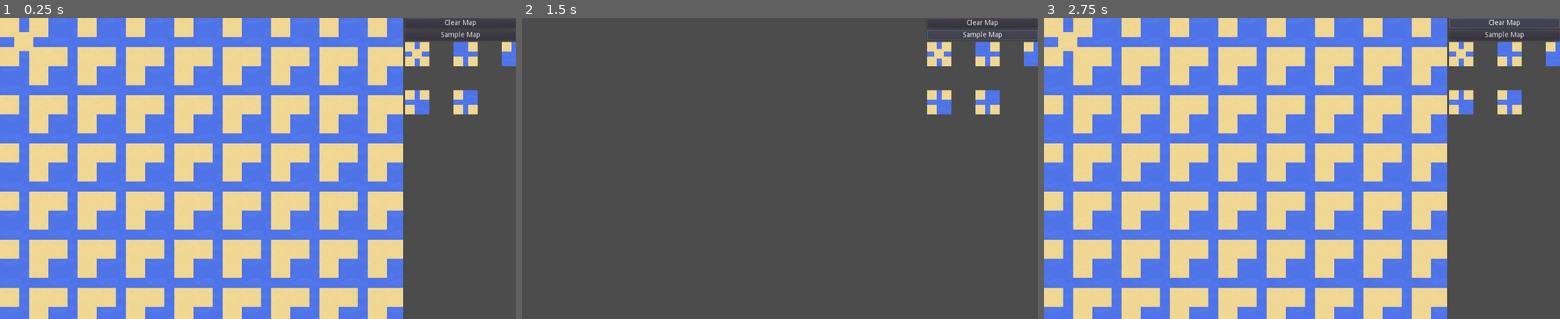
Above: before the commit, frames 1-3 (left to right).
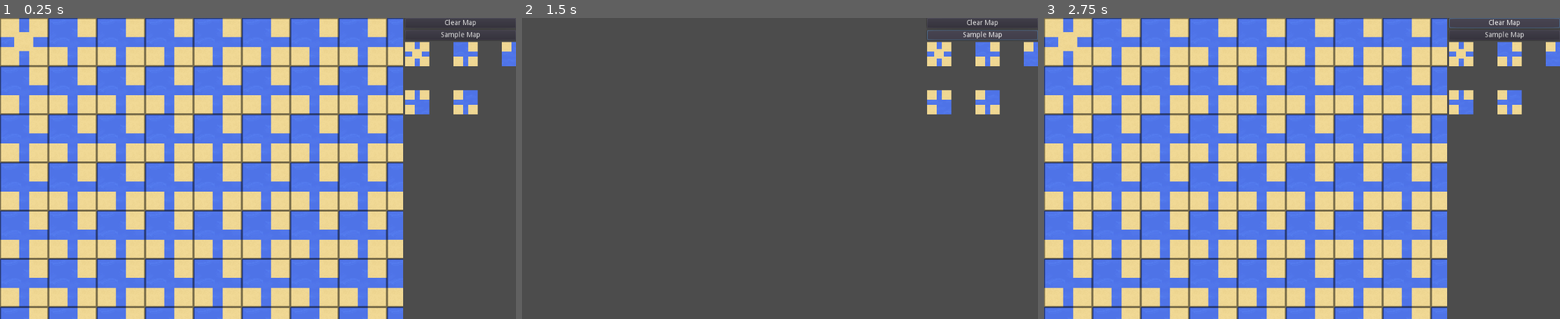
Above: after the commit, the same moments.

Repository: prologin/prologin2024
Game: Godot game, scene res://Scenes/MapEditor/MapEditor.tscn
Same seed, same stepped clock (60 frames per second), same inputs: the game is played once before the commit and once after it.
Inputs:
- Up to frame 1 (0.25 s): no input
- Up to frame 2 (1.5 s): click "Clear Map" at 0.5 s; click "Sample Map" at 1.25 s
- Up to frame 3 (2.75 s): click "Clear Map" at 2 s

The runs differ from the first frame. In frame 1, 7.9% of the frame differs, in the area x 0-79%, y 0-100%; in frame 2, nothing differs; in frame 3, 7.9%.
Error before the commit: Invalid call. Nonexistent 'int' constructor. (res://Scripts/Scenes/Viewer.gd:40)
Error after the commit: Invalid call. Nonexistent 'int' constructor. (res://Scripts/Scenes/Viewer.gd:42)

Commit message:
front(editor): Added grid

Diff:
--- a/gui/godot/Scenes/Viewer/Viewer.tscn
+++ b/gui/godot/Scenes/Viewer/Viewer.tscn
@@ -1,8 +1,25 @@
-[gd_scene load_steps=4 format=2]
+[gd_scene load_steps=6 format=2]
 
 [ext_resource path="res://Scripts/Scenes/Viewer.gd" type="Script" id=1]
 [ext_resource path="res://Assets/Tileset.tres" type="TileSet" id=2]
 [ext_resource path="res://Scenes/Viewer/BackgroundTileMap.gd" type="Script" id=3]
+[ext_resource path="res://Assets/tilemap.png" type="Texture" id=4]
+
+[sub_resource type="TileSet" id=1]
+0/name = "tilemap.png 0"
+0/texture = ExtResource( 4 )
+0/tex_offset = Vector2( 0, 0 )
+0/modulate = Color( 1, 1, 1, 1 )
+0/region = Rect2( 0, 192, 96, 96 )
+0/tile_mode = 0
+0/occluder_offset = Vector2( 0, 0 )
+0/navigation_offset = Vector2( 0, 0 )
+0/shape_offset = Vector2( 0, 0 )
+0/shape_transform = Transform2D( 1, 0, 0, 1, 0, 0 )
+0/shape_one_way = false
+0/shape_one_way_margin = 0.0
+0/shapes = [  ]
+0/z_index = 0
 
 [node name="Viewer" type="Node2D"]
 script = ExtResource( 1 )
@@ -14,4 +31,12 @@
 format = 1
 script = ExtResource( 3 )
 
+[node name="Grid" type="TileMap" parent="."]
+modulate = Color( 1, 1, 1, 0.501961 )
+tile_set = SubResource( 1 )
+cell_size = Vector2( 96, 96 )
+cell_custom_transform = Transform2D( 96, 0, 0, 96, 0, 0 )
+cell_y_sort = true
+format = 1
+
 [connection signal="leftclick" from="BackgroundTileMap" to="." method="_on_BackgroundTileMap_leftclick"]
--- a/gui/godot/Scripts/Scenes/Viewer.gd
+++ b/gui/godot/Scripts/Scenes/Viewer.gd
@@ -5,6 +5,7 @@
 signal bg_left_click(pos)
 
 onready var background : TileMap = $BackgroundTileMap
+onready var grid : TileMap = $Grid
 
 var map : Models.Map
 
@@ -31,8 +32,16 @@
 func update_all(new_map):
 	map = new_map
 
+	update_grid()
 	update_background()
 
+
+func update_grid():
+	grid.clear()
+
+	for i in range(map.height):
+		for j in range(map.width):
+			grid.set_cell(j, i, 0)
 
 func update_background():
 	background.clear()
Binary file changed: gui/godot/Assets/tilemap.png
